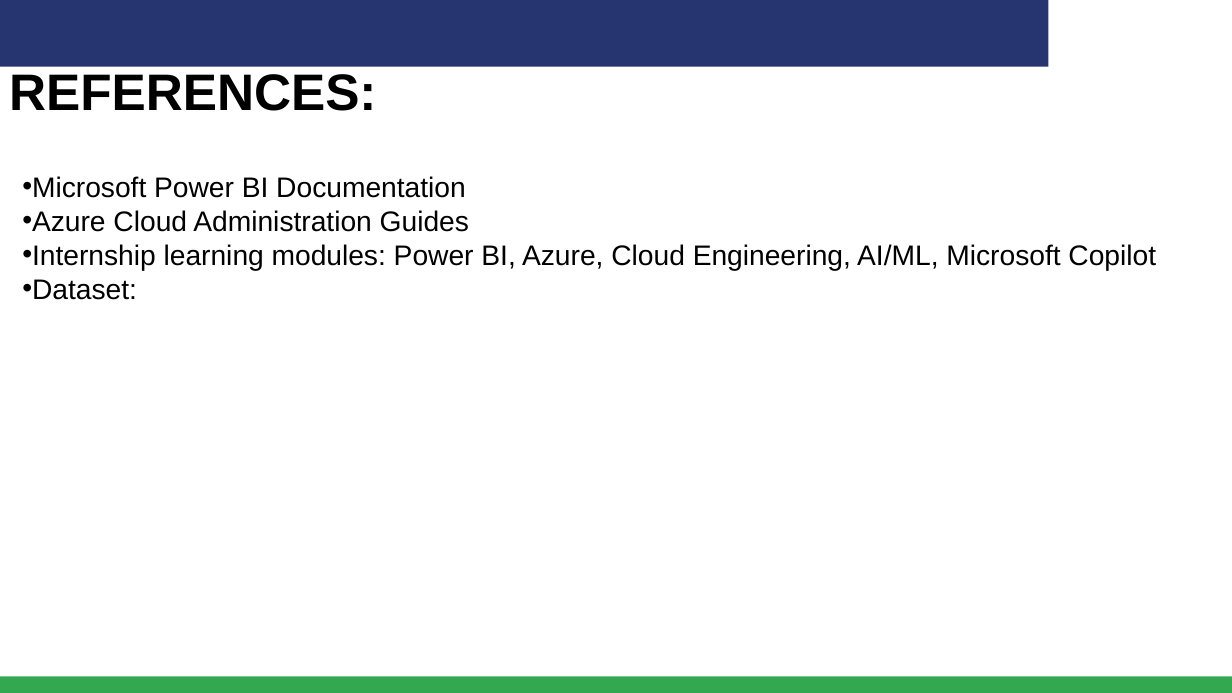
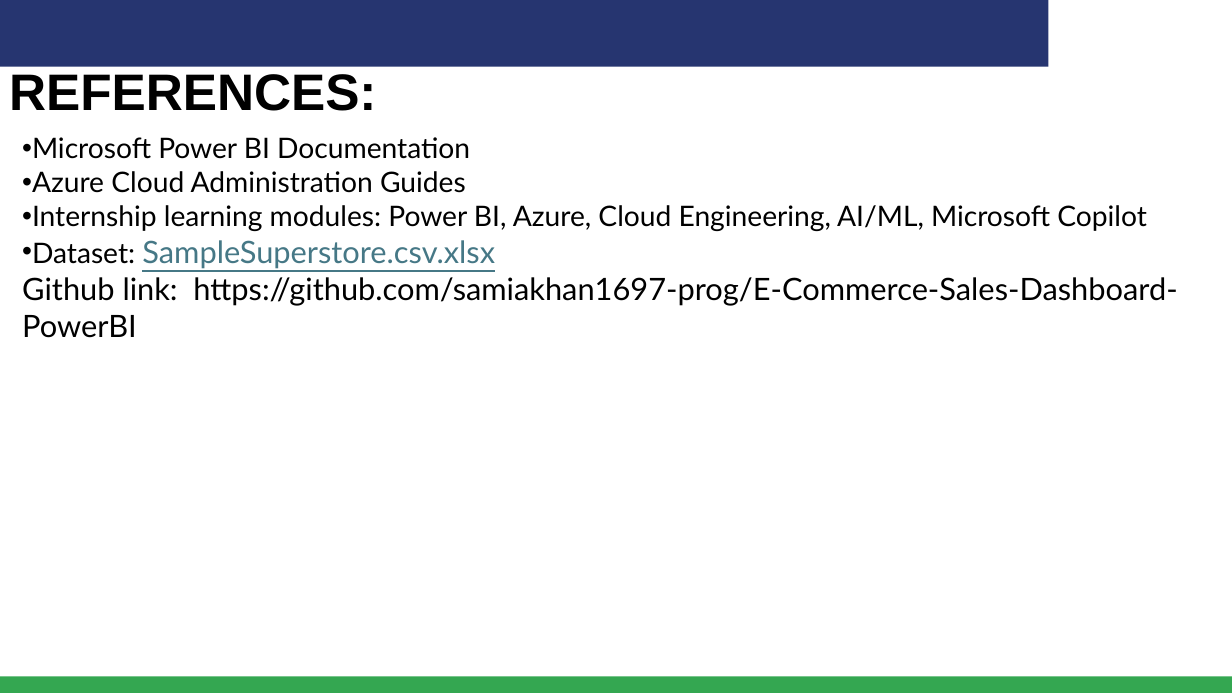
Before and after one commit to samiakhan1697-prog/E-Commerce-Sales-Dashboard-PowerBI, a slide deck: slide 14 of final capstone project.pptx. Drawn at 1232x693 pixels with LibreOffice and Linux fonts; fonts in the diff are those of the drawing; background and template pictures are left out. Boxes give left, top, right and bottom in pixels: in the first picture for what was removed or moved away, otherwise in the second. Text is boxed around its words. In the diff, an @@ line names an element or a change of style, - is before the commit and + after.

```diff
--- a/final capstone project.pptx
+++ b/final capstone project.pptx
@@ text "Microsoft Power BI Documentation" moved from (x1=22, y1=176, x2=1156, y2=300) to (x1=22, y1=137, x2=1177, y2=338) @@
@@ text at (x1=32, y1=137, x2=1147, y2=231): font Arial to Lato in "Microsoft Power BI Documentation", "Azure Cloud Administration Guides", "Internship learning modules: Power BI, Azure, Cloud ..." @@
@@ text at (x1=22, y1=240, x2=1177, y2=338): text changed; size 22 to 24 pt; font Arial to Lato @@
-• Dataset:
+• Dataset: SampleSuperstore.csv.xlsx
+Github link: https://github.com/samiakhan1697-prog/E-Commerce-Sales-Dashboard-PowerBI
```
Also in this commit, not shown: 10 other slides changed.
